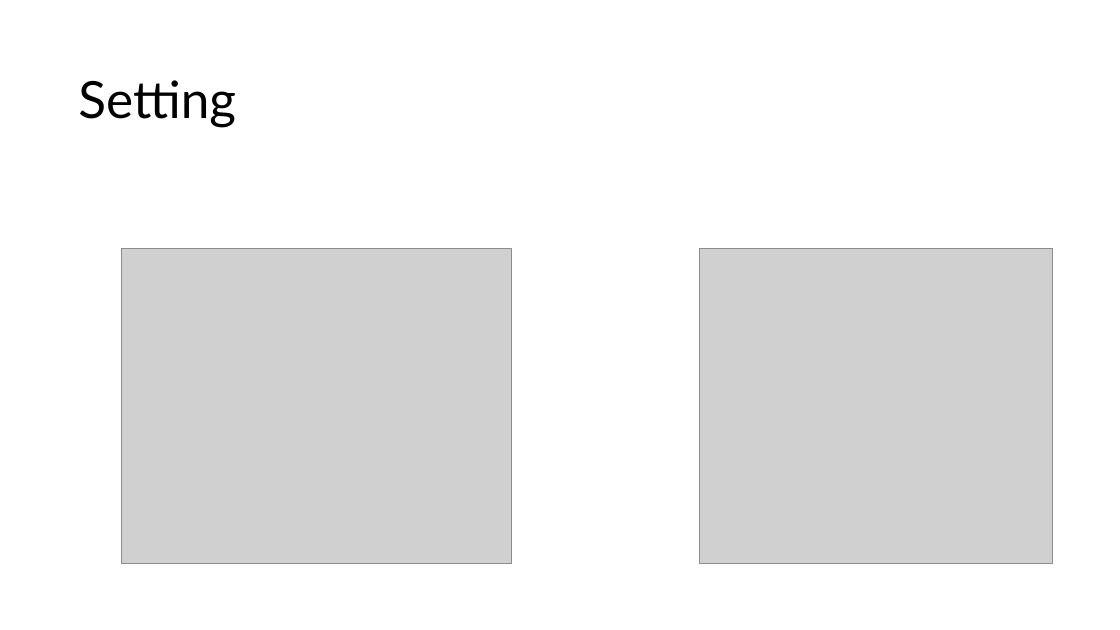
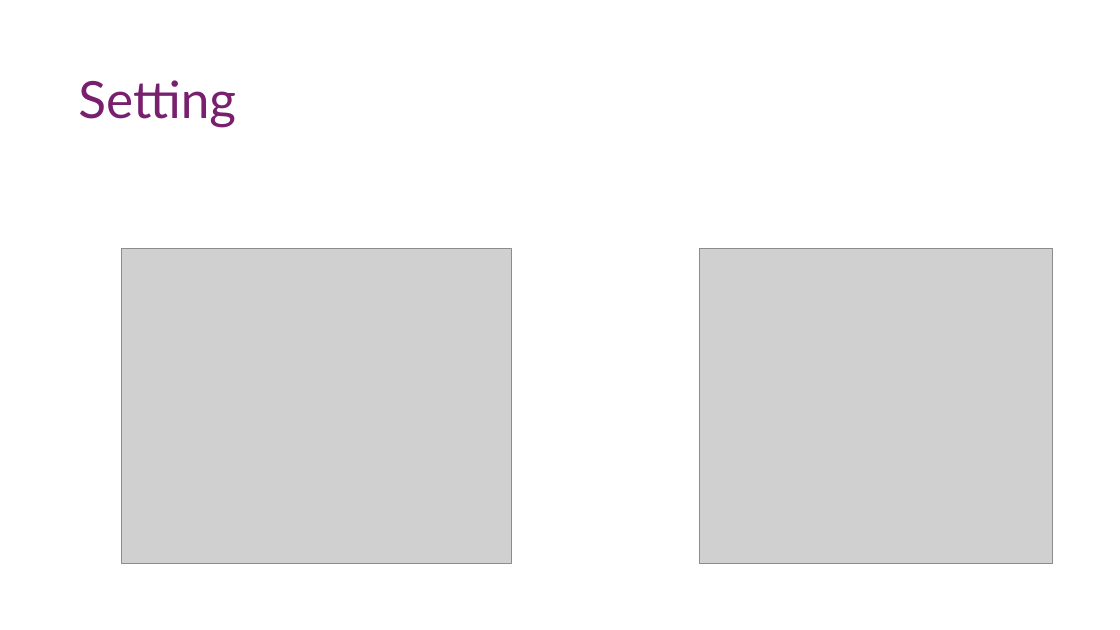
Before and after one commit to Aya2002Amjad/GP2, a slide deck: slide 20 of documentations/User Manual.pptx. Drawn at 1120x630 pixels with LibreOffice and Linux fonts; fonts in the diff are those of the drawing; grey boxes stand for pictures. Boxes give left, top, right and bottom in pixels: in the first picture for what was removed or moved away, otherwise in the second. Text is boxed around its words. In the diff, an @@ line names an element or a change of style, - is before the commit and + after.

```diff
--- a/documentations/User Manual.pptx
+++ b/documentations/User Manual.pptx
@@ title "Setting" at (x1=78, y1=80, x2=236, y2=128): text colour #000000 to #78206E @@
```
Also in this commit, not shown: 3 other files.
